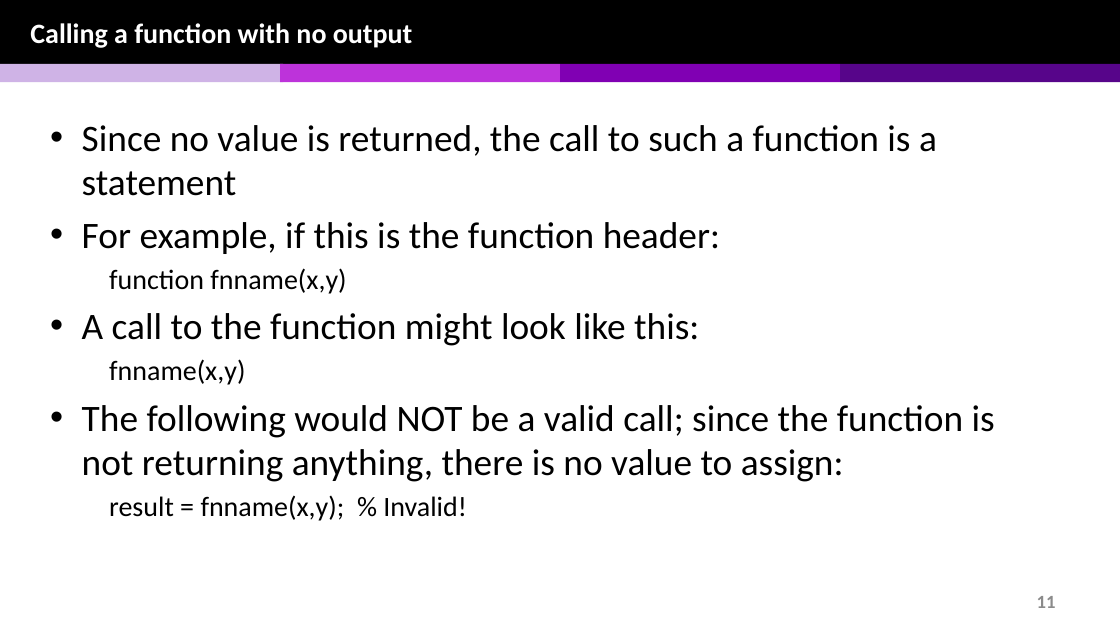
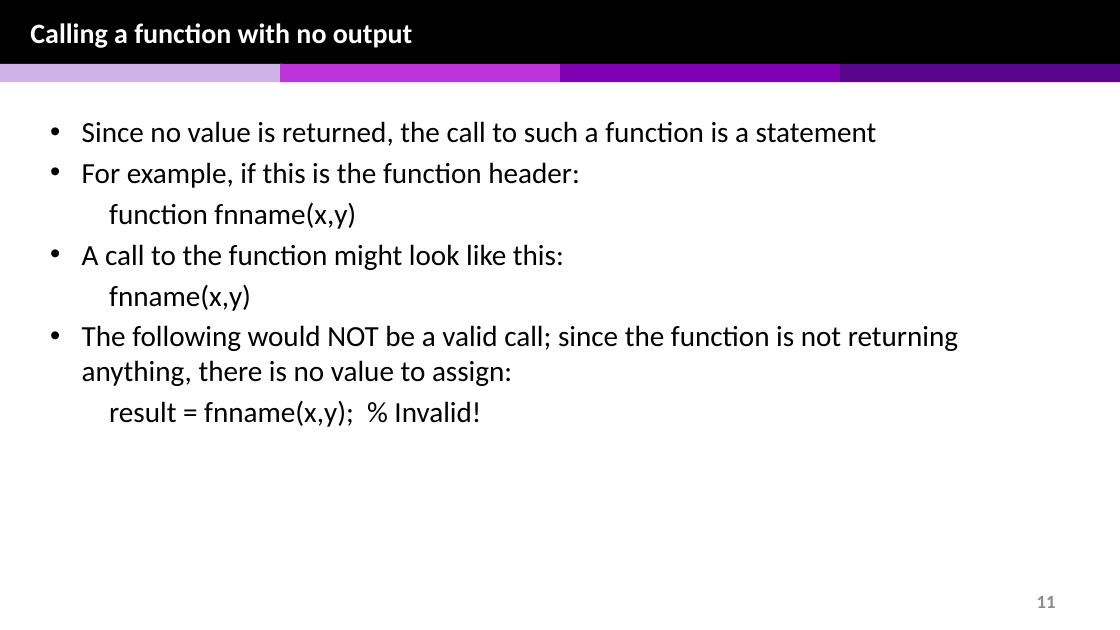
Before and after one commit to chulminy/AE_ENVE_GEOE_121, a slide deck: slide 11 of lecture/function/function_v1.pptx. Drawn at 1120x630 pixels with LibreOffice and Linux fonts; fonts in the diff are those of the drawing. Boxes give left, top, right and bottom in pixels: in the first picture for what was removed or moved away, otherwise in the second. Text is boxed around its words. In the diff, an @@ line names an element or a change of style, - is before the commit and + after.

```diff
--- a/lecture/function/function_v1.pptx
+++ b/lecture/function/function_v1.pptx
@@ text "Since no value is returned, ..." at (82, 121, 958, 427): size 32 to 25 pt in "Since no value is returned, the call ...", "For example, if this is the function ...", "A call to the function might look ...", "The following would NOT be a valid ..."; size 24 to 25 pt in "function fnname(x,y)", "fnname(x,y)", "result = fnname(x,y); % Invalid!"; less space between paragraphs @@
```
Also in this commit, not shown: 6 other slides changed, 17 other files.
